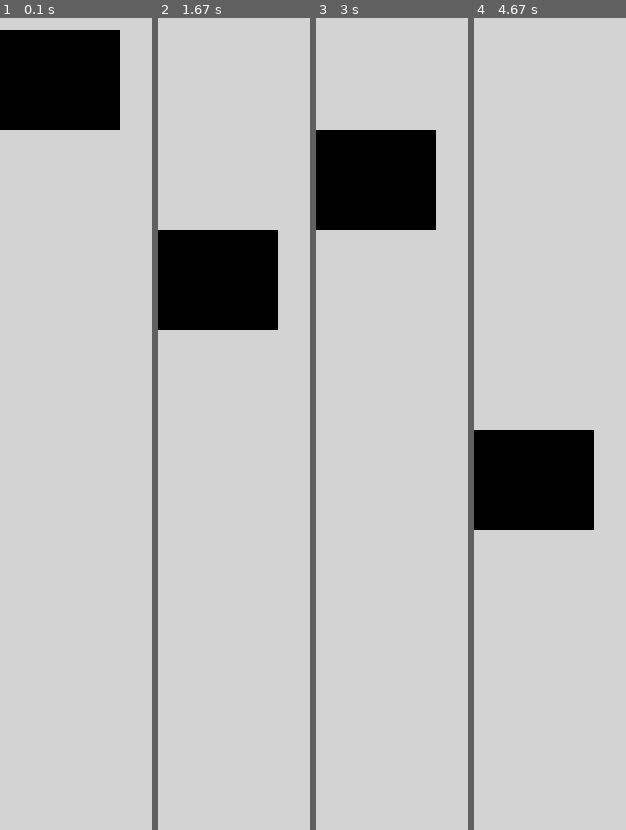
Above: before the commit, frames 1-4 (left to right).
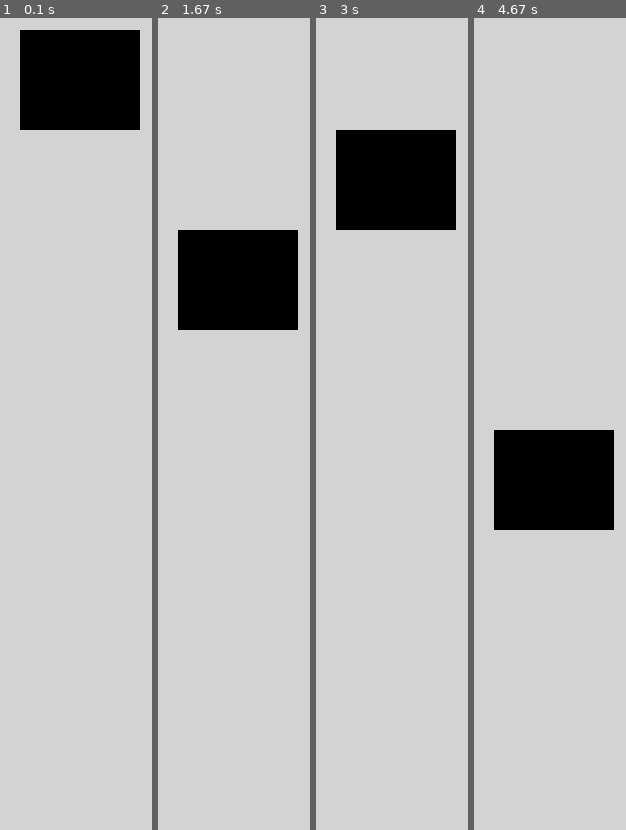
Above: after the commit, the same moments.

Repository: saegl5/myprojects
Game: pygame game, started from Codes/pygame-animation-bouncing-part-1.py
Same seed, same stepped clock (60 frames per second), same inputs: the game is played once before the commit and once after it.
Inputs:
- Up to frame 1 (0.1 s): no input
- Up to frame 2 (1.67 s): no input
- Up to frame 3 (3 s): no input
- Up to frame 4 (4.67 s): no input

The runs differ from the first frame. In frame 1, 3.2% of the frame differs, in the area x 0-93%, y 1-14%; in frame 2, 3.2%; in frame 3, 3.2%; in frame 4, 3.2%.

Commit message:
revised files

Diff:
--- a/Codes/pygame-animation-bouncing-part-1.py
+++ b/Codes/pygame-animation-bouncing-part-1.py
@@ -15,8 +15,7 @@
 clock = pygame.time.Clock() # define "clock"
 # offset = 0 # initialize offset earlier
 offset = 100 # start below top edge
-# change = 100 # define increment and do so earlier
-change = 50 # make sure we can see bounce
+change = 50 # initialize increment early
 
 pygame.display.set_caption("QUESTABOX's Cool Animation") # title, or choose your own
 
@@ -28,18 +27,18 @@
     # --- Drawing code
     # offset = 0 # initialize offset
     # while offset <= 400: # loop until offset = 400 (inclusive)
-    #     pygame.draw.rect(screen, BLACK, (0, 0+offset, 60, 50), width=0) # added one offset to one y-coordinate
-    #     offset += 100 # offset = offset + 100
-    pygame.draw.rect(screen, BLACK, (0, 0+offset, 60, 50), width=0) # untab
-    # offset += 100 # untab
-    offset += change # use the variable, instead of number
+    #     pygame.draw.rect(screen, BLACK, (10, 0+offset, 60, 50), width=0) # added one offset to one y-coordinate
+    #     offset += 50 # offset = offset + 50
+    pygame.draw.rect(screen, BLACK, (10, 0+offset, 60, 50), width=0) # untab
+    # offset += 50 # untab
+    offset += change # allow the increment to change
     if 0+offset + 50 == 500: # if rectangle at bottom edge
-        change *= -1 # change = change*-1 (i.e., change direction)
+        change *= -1 # change = change*-1, that is change the increment's sign
     # if 0+offset == 0: # if rectangle at top edge
     if 0+offset == 100: # if rectangle below top edge
-        change *= -1 # change direction back
+        change *= -1 # change the increment's sign back
     # ----------------
     pygame.display.flip() # update the screen
     # clock.tick(60) # maximum 60 frames per second (i.e., no more than 60 times through While loop each second)
-    clock.tick(10) # so can see square moving
+    clock.tick(10) # so can see rectangle moving
 pygame.quit() # formality
--- a/Codes/pygame-animation-bouncing-part-2.py
+++ b/Codes/pygame-animation-bouncing-part-2.py
@@ -13,9 +13,9 @@
 screen = pygame.display.set_mode(size) # set screen size
 done = False # define "done"
 clock = pygame.time.Clock() # define "clock"
-offset = 0 # initialize offset earlier
-# change = 100 # define increment and do so earlier
-change = 50 # make sure we can see bounce
+# offset = 0 # initialize offset earlier
+offset = 100 # start below top edge
+change = 50 # initialize increment early
 # rect_x = 50 # initialize starting x position of the rectangle
 # rect_y = 50 # initialize starting y position of the rectangle
 # rect_change_x = 1
@@ -33,15 +33,16 @@
     # --- Drawing code
     # offset = 0 # initialize offset
     # while offset <= 400: # loop until offset = 400 (inclusive)
-    #     pygame.draw.rect(screen, BLACK, (0, 0+offset, 60, 50), width=0) # added one offset to one y-coordinate
-    #     offset += 100 # offset = offset + 100
-    pygame.draw.rect(screen, BLACK, (0, 0+offset, 60, 50), width=0) # untab
-    # offset += 100 # untab
-    offset += change # use the variable, instead of number
+    #     pygame.draw.rect(screen, BLACK, (10, 0+offset, 60, 50), width=0) # added one offset to one y-coordinate
+    #     offset += 50 # offset = offset + 50
+    pygame.draw.rect(screen, BLACK, (10, 0+offset, 60, 50), width=0) # untab
+    # offset += 50 # untab
+    offset += change # allow the increment to change
     if 0+offset + 50 == 500: # if rectangle at bottom edge
-        change *= -1 # change = change*-1 (i.e., change direction)
-    if 0+offset == 0: # if rectangle at top edge
-        change *= -1 # change direction back
+        change *= -1 # change = change*-1, that is change the increment's sign
+    # if 0+offset == 0: # if rectangle at top edge
+    if 0+offset == 100: # if rectangle below top edge
+        change *= -1 # change the increment's sign back
     # pygame.draw.rect(screen, BLACK, (rect_x, rect_y, 60, 50), width=0)
     # rect_x += rect_change_x
     # rect_y += rect_change_y
@@ -52,5 +53,5 @@
     # ----------------
     pygame.display.flip() # update the screen
     # clock.tick(60) # maximum 60 frames per second (i.e., no more than 60 times through While loop each second)
-    clock.tick(10) # so can see square moving
+    clock.tick(10) # so can see rectangle moving
 pygame.quit() # formality
